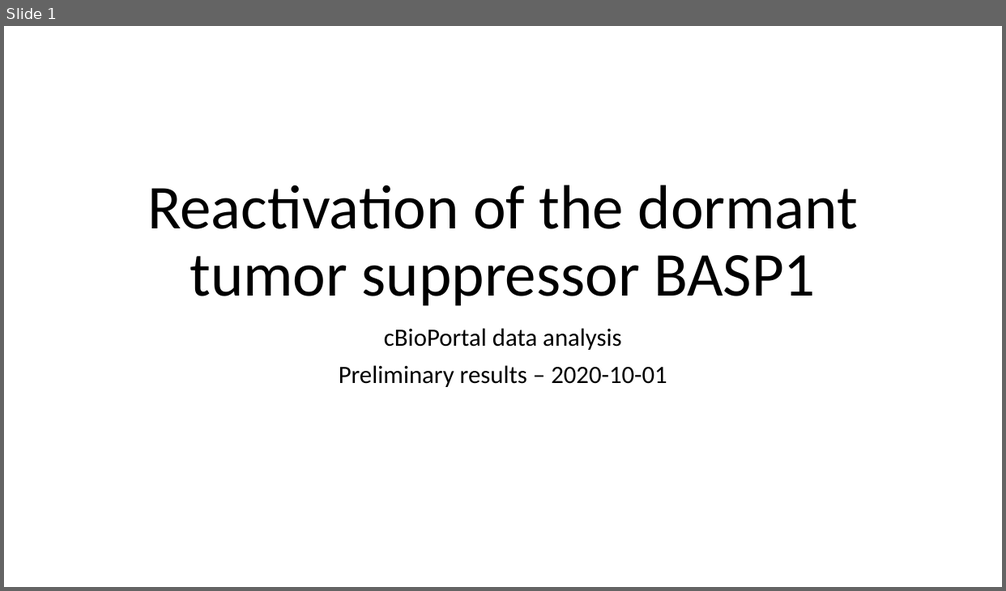
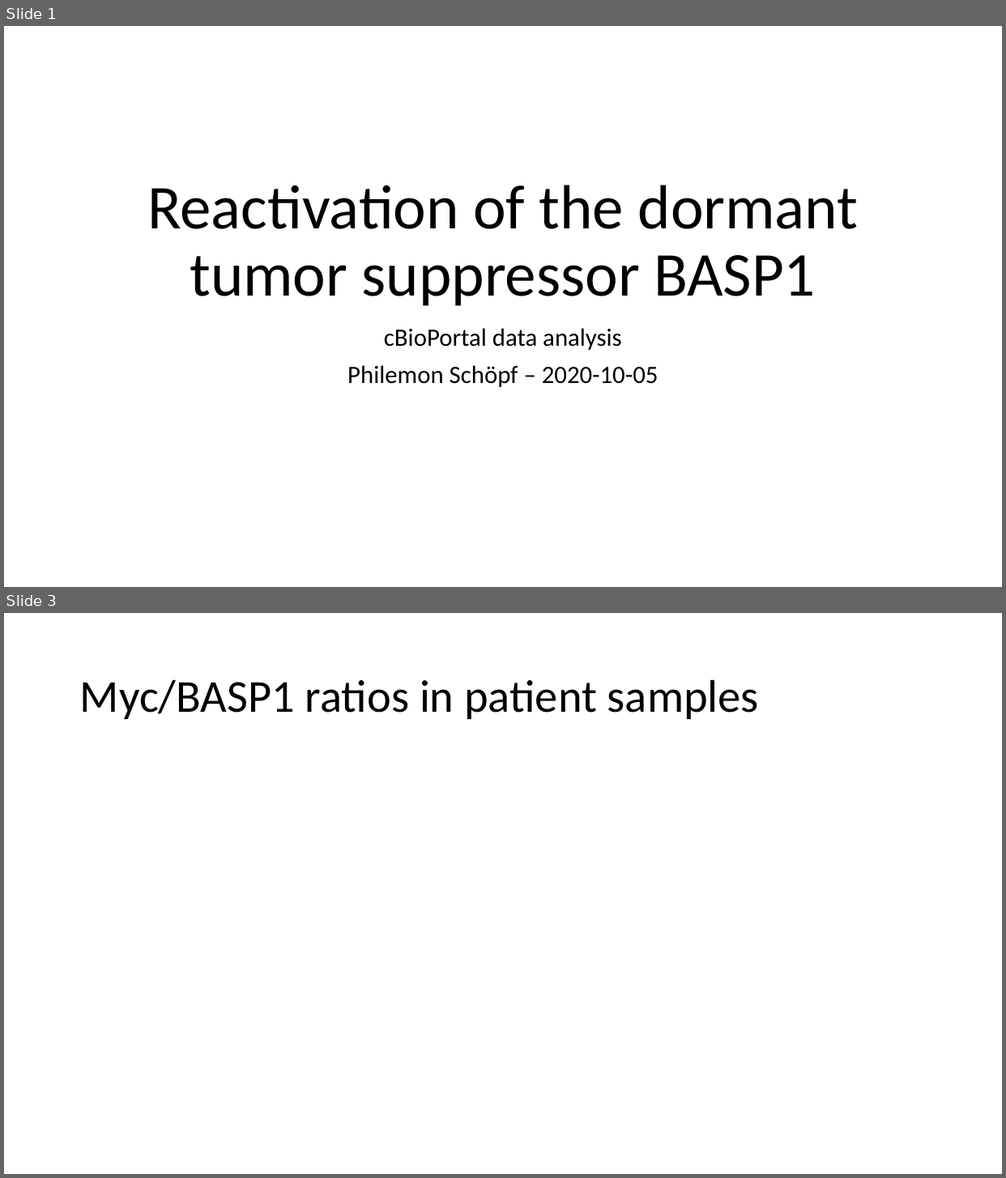
Before and after one commit to phschoepf/rnaRatio, a slide deck: presentation.pptx. Shown one above the other, each under a label of ours: slide 1 before the commit, slides 1 and 3 after it; the slides between them are not shown. The pictures are 1006x591 and 1006x1178 pixels, drawn with LibreOffice and Linux fonts; fonts in the diff are those of the drawing. Boxes give left, top, right and bottom in pixels: in the first picture for what was removed or moved away, otherwise in the second. Text is boxed around its words. In the diff, an @@ line names an element or a change of style, - is before the commit and + after.

```diff
--- a/presentation.pptx
+++ b/presentation.pptx
@@ slide 3 added at [4,613,1002,1174], background #FFFFFF @@
@@ title added at [80,679,759,719], 44 pt, text #000000 @@
+Myc/BASP1 ratios in patient samples
@@ slide 1 changed as well @@
@@ subtitle at [347,365,658,387]: text changed @@
-Preliminary results – 2020-10-01
+Philemon Schöpf – 2020-10-05
```
Also in this commit, not shown: 8 other slides added, 1 slide removed, 21 other files.
